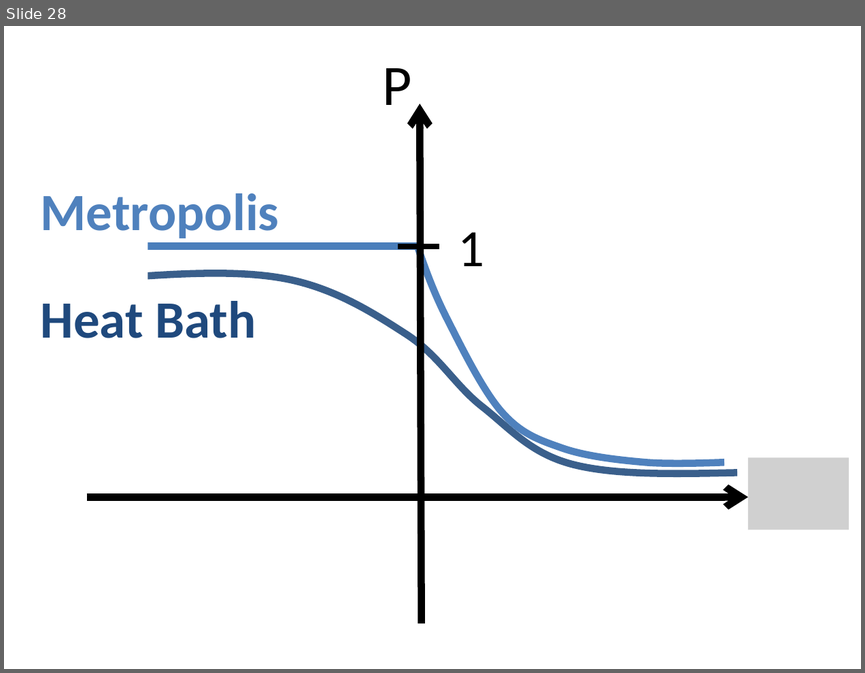
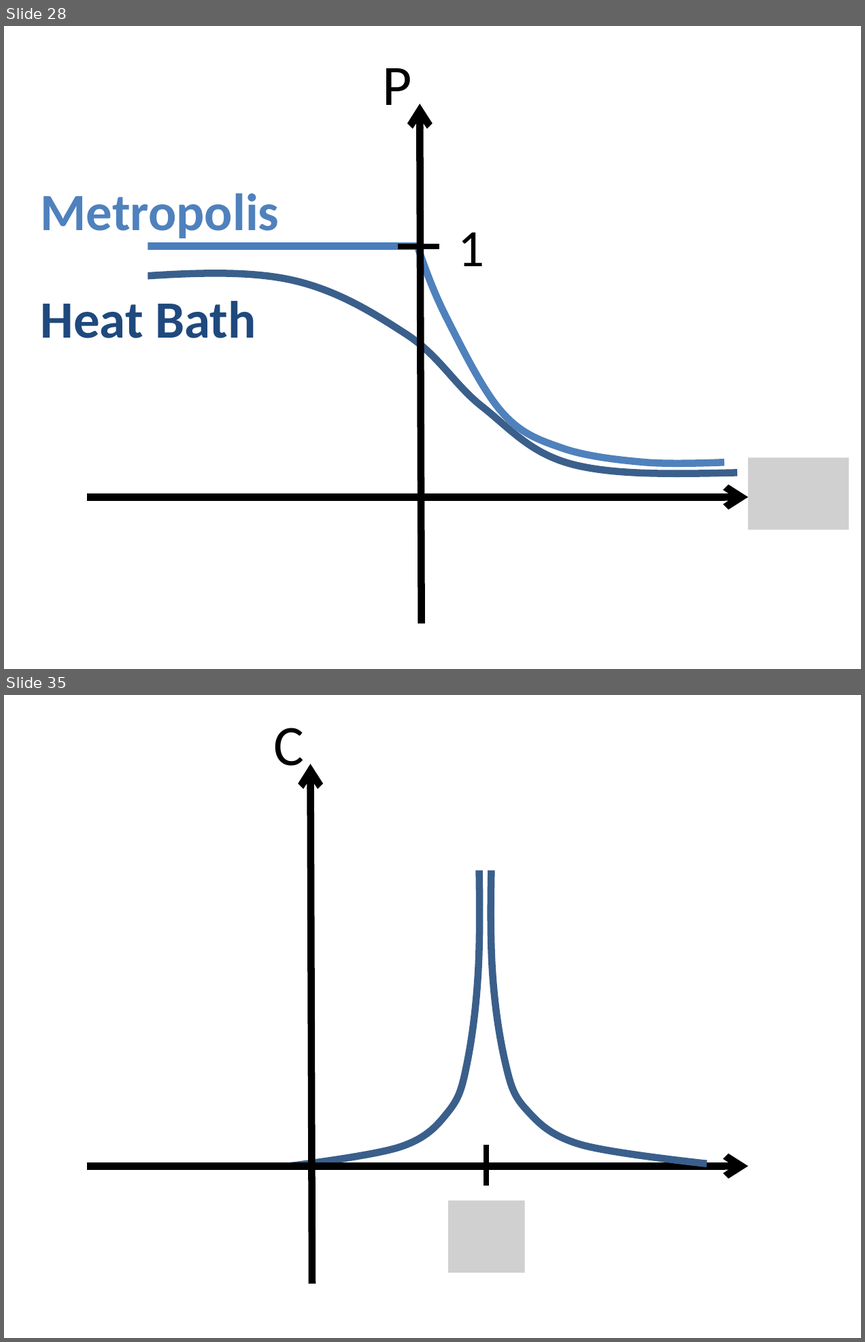
Before and after one commit to sophiahenckell/HIWI_Computersimulation, a slide deck: Bilder.pptx. Shown one above the other, each under a label of ours: slide 28 before the commit, slides 28 and 35 after it; the slides between them are not shown. The pictures are 865x673 and 865x1342 pixels, drawn with LibreOffice and Linux fonts; fonts in the diff are those of the drawing; grey boxes stand for pictures. Boxes give left, top, right and bottom in pixels: in the first picture for what was removed or moved away, otherwise in the second. Text is boxed around its words. In the diff, an @@ line names an element or a change of style, - is before the commit and + after.

```diff
--- a/Bilder.pptx
+++ b/Bilder.pptx
@@ slide 35 added at [4,695,861,1338], background #FFFFFF @@
@@ text added at [273,728,304,778], 48 pt, text #000000 @@
+C
@@ arrow added from (313, 1284) to (311, 764), #000000 6 pt @@
@@ rectangle added at [441,771,517,870], fill #FFFFFF @@
@@ freeform shape added at [290,807,479,1166], outline #3A5F8C 6 pt @@
@@ freeform shape added at [491,807,706,1164], outline #3A5F8C 6 pt @@
@@ rectangle added at [62,902,148,955], fill #FFFFFF @@
@@ line added from (486, 1185) to (486, 1145), #000000 4.5 pt @@
@@ arrow added from (87, 1166) to (748, 1166), #000000 6 pt @@
@@ picture added at [448,1200,524,1272] @@
```
Also in this commit, not shown: 10 other slides added, 5 other files.
